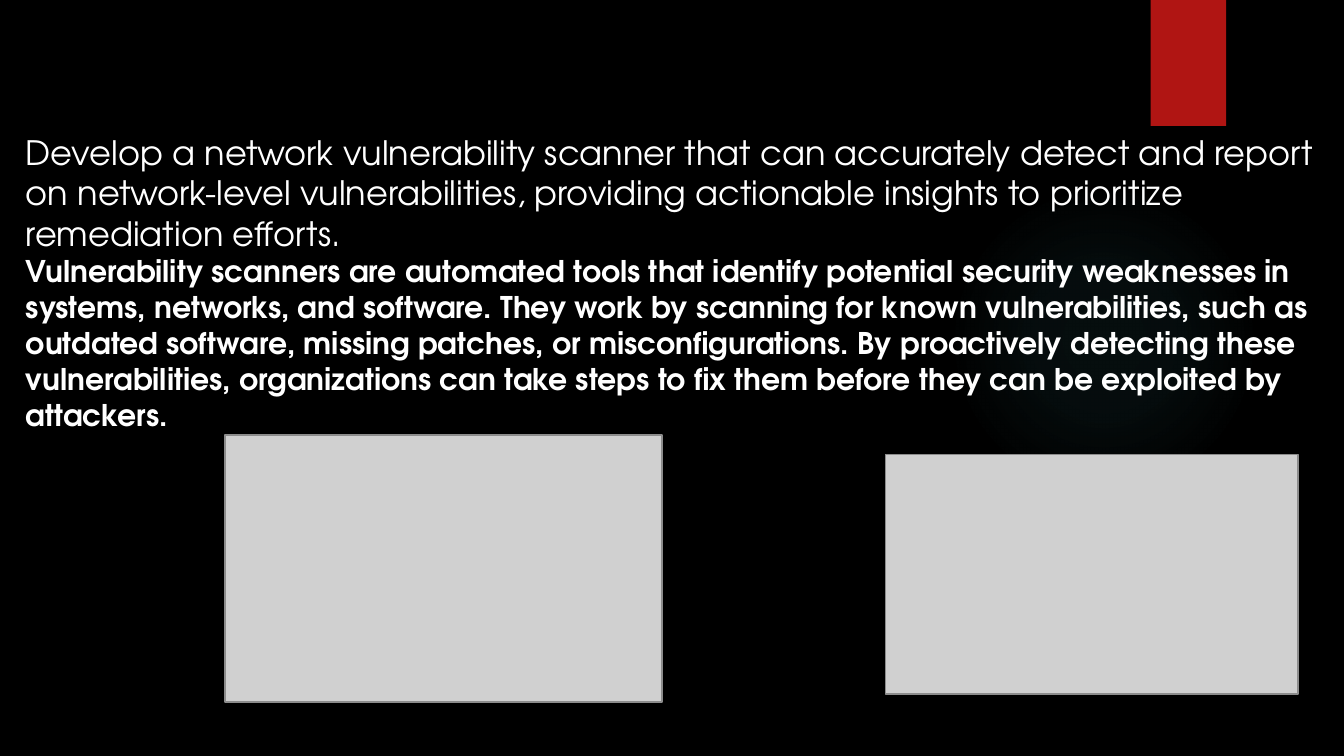
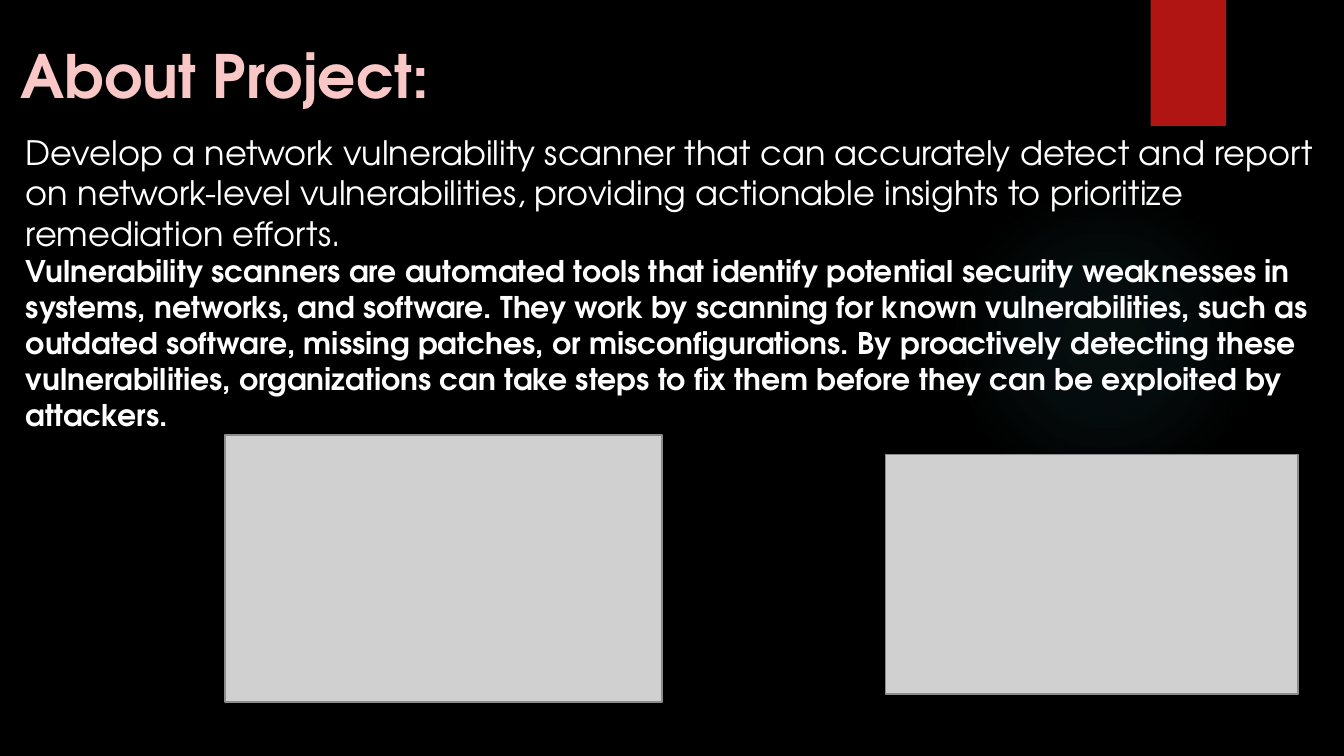
Before and after one commit to Aryanshukla578/Hackathon, a slide deck: slide 2 of Hackathon(codebharat).pptx. Drawn at 1344x756 pixels with LibreOffice and Linux fonts; fonts in the diff are those of the drawing; grey boxes stand for pictures; background and template pictures are left out. Boxes give left, top, right and bottom in pixels: in the first picture for what was removed or moved away, otherwise in the second. Text is boxed around its words. In the diff, an @@ line names an element or a change of style, - is before the commit and + after.

```diff
--- a/Hackathon(codebharat).pptx
+++ b/Hackathon(codebharat).pptx
@@ text added at <box>20,52,429,109</box>, 32 pt, text pattern #B01513 on #F9C7C6, bold @@
+About Project:
```
